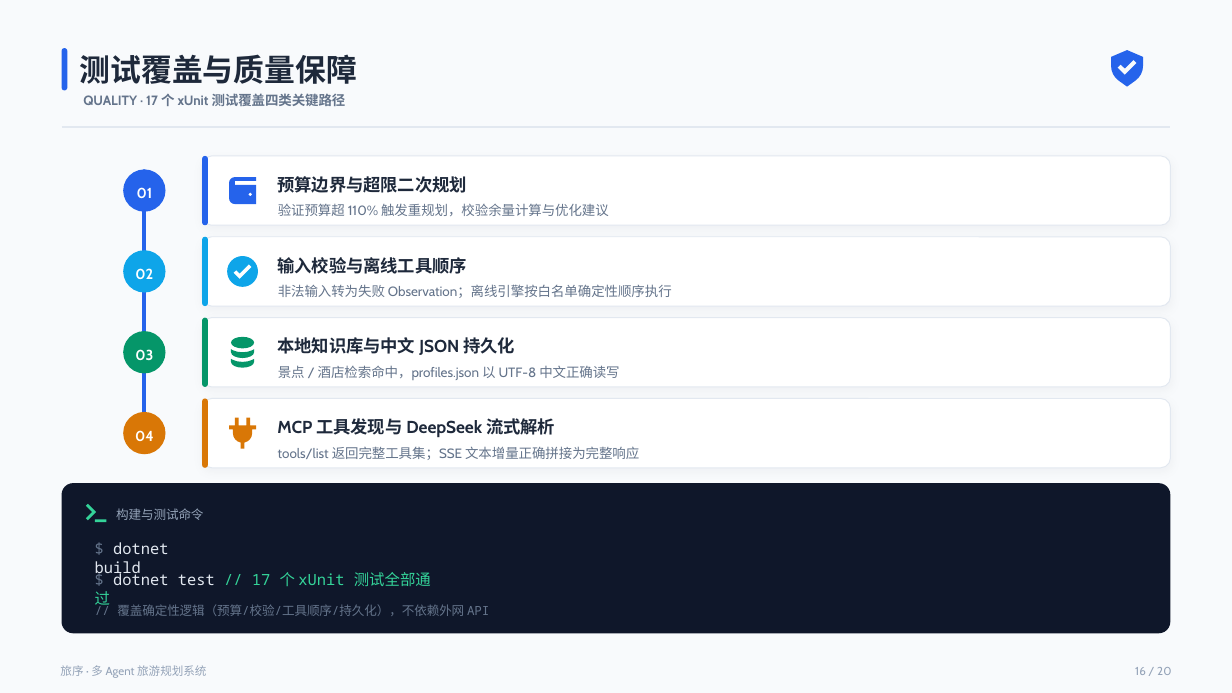
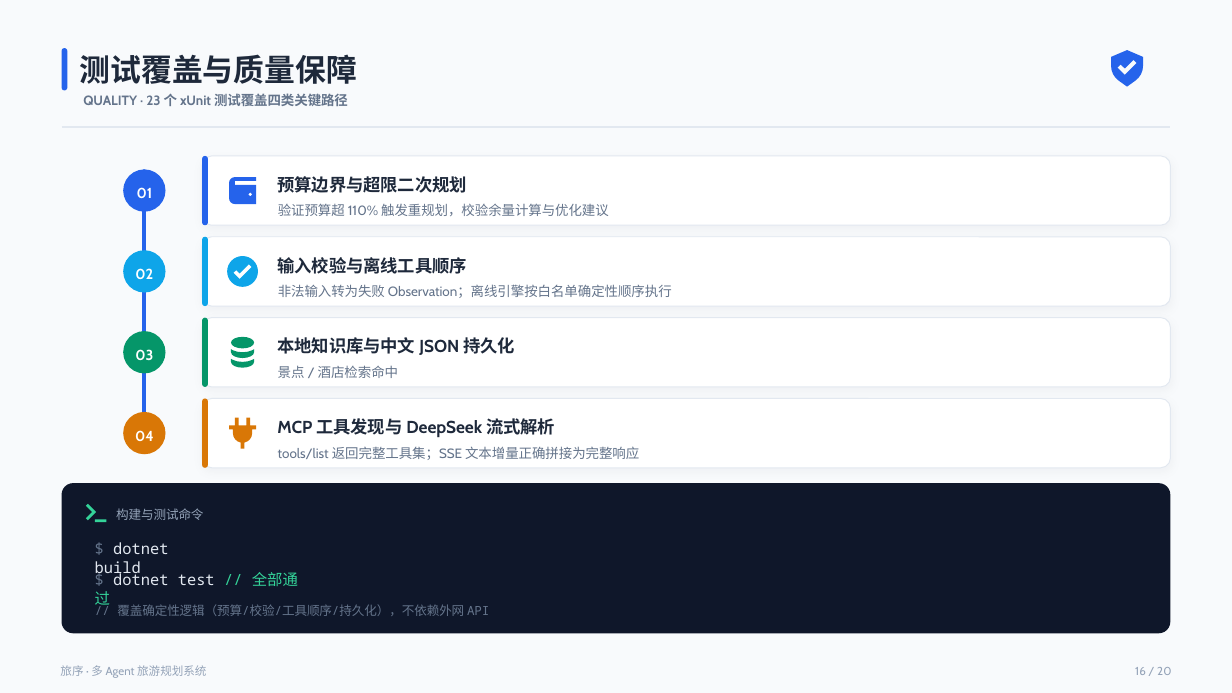
Before and after one commit to traveler703/DotNetAgentDev, a slide deck: slide 16 of docs/答辩演示.pptx. Drawn at 1232x693 pixels with LibreOffice and Linux fonts; fonts in the diff are those of the drawing. Boxes give left, top, right and bottom in pixels: in the first picture for what was removed or moved away, otherwise in the second. Text is boxed around its words. In the diff, an @@ line names an element or a change of style, - is before the commit and + after.

```diff
--- a/docs/答辩演示.pptx
+++ b/docs/答辩演示.pptx
@@ text at <box>83,93,348,106</box>: text changed @@
-QUALITY · 17 个 xUnit 测试覆盖四类关键路径
+QUALITY · 23 个 xUnit 测试覆盖四类关键路径
@@ text at <box>278,365,398,378</box>: text changed @@
-景点 / 酒店检索命中，profiles.json 以 UTF-8 中文正确读写
+景点 / 酒店检索命中
@@ text at <box>95,571,298,608</box>: text changed; text colour #34D399 to #E2E8F0 @@
-$ dotnet test // 17 个 xUnit 测试全部通过
+$ dotnet test // 全部通过
```
Also in this commit, not shown: 11 other slides changed.
